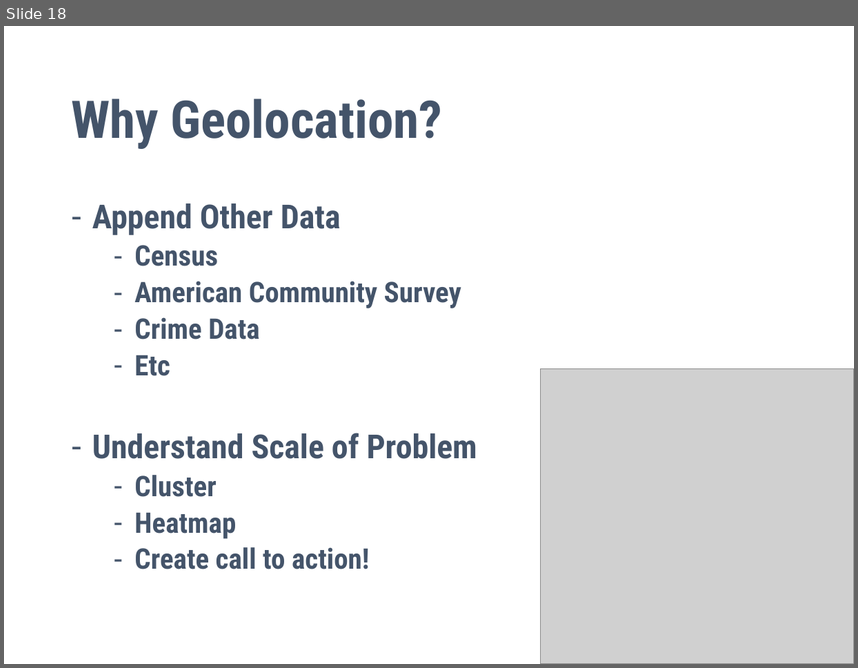
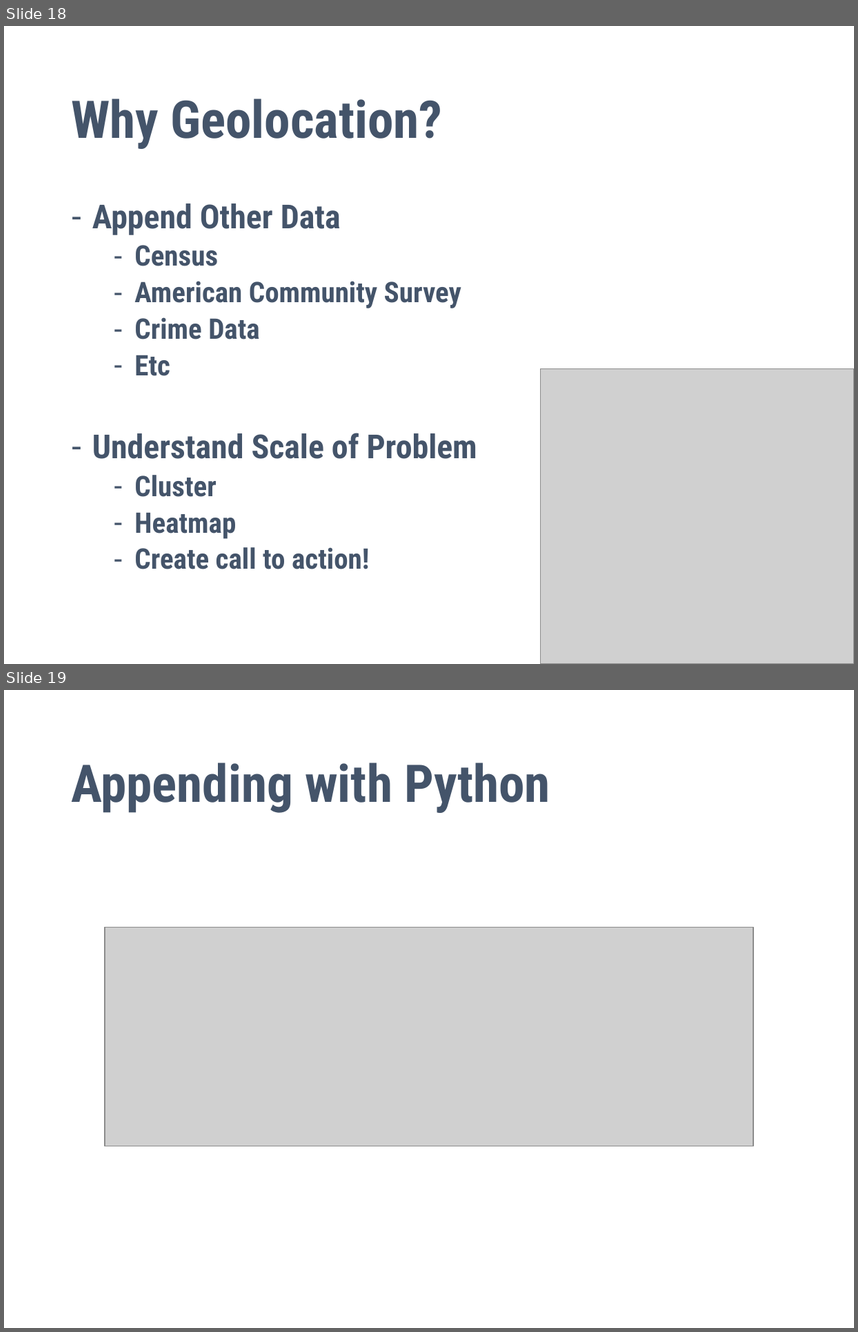
Before and after one commit to SocialDataSci/School_Geolookup, a slide deck: SDS_Geolocation.pptx. Shown one above the other, each under a label of ours: slide 18 before the commit, slides 18 and 19 after it. The pictures are 858x668 and 858x1332 pixels, drawn with LibreOffice and Linux fonts; fonts in the diff are those of the drawing; grey boxes stand for pictures. Boxes give left, top, right and bottom in pixels: in the first picture for what was removed or moved away, otherwise in the second. Text is boxed around its words. In the diff, an @@ line names an element or a change of style, - is before the commit and + after.

```diff
--- a/SDS_Geolocation.pptx
+++ b/SDS_Geolocation.pptx
@@ slide 19 added at bbox=[4, 690, 854, 1328], background #FFFFFF @@
@@ title added at bbox=[71, 762, 550, 813], 44 pt, text #44546A, bold @@
+Appending with Python
@@ picture added at bbox=[104, 927, 753, 1147] @@
```
Also in this commit, not shown: 2 slides changed, 2 other files.
